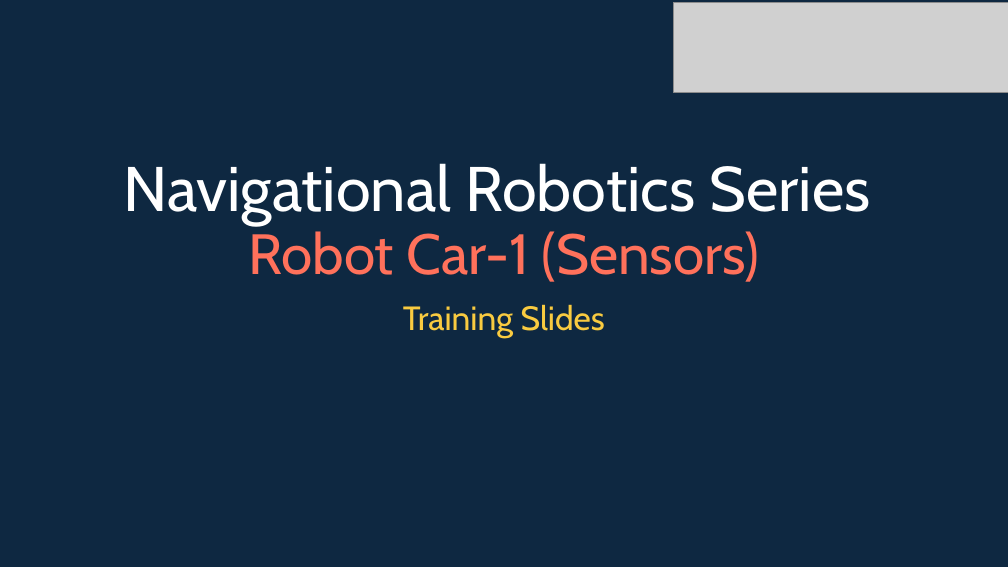
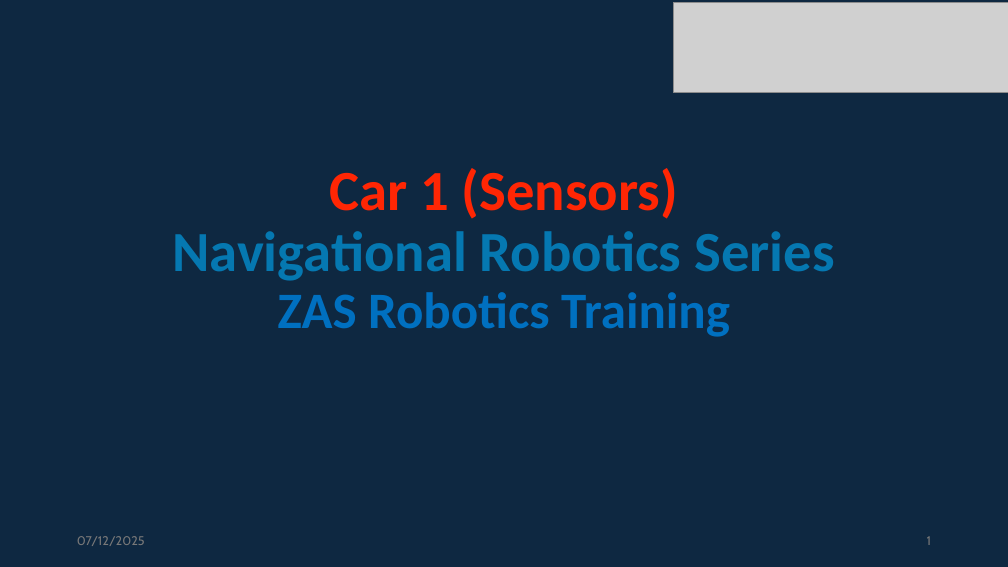
Before and after one commit to info-zas/Training, a slide deck: slide 1 of GPREC/04_Navigational_Robot_Car-1-Sensors/ZASRobotics_Car-1.pptx. Drawn at 1008x567 pixels with LibreOffice and Linux fonts; fonts in the diff are those of the drawing; grey boxes stand for pictures. Boxes give left, top, right and bottom in pixels: in the first picture for what was removed or moved away, otherwise in the second. Text is boxed around its words. In the diff, an @@ line names an element or a change of style, - is before the commit and + after.

```diff
--- a/GPREC/04_Navigational_Robot_Car-1-Sensors/ZASRobotics_Car-1.pptx
+++ b/GPREC/04_Navigational_Robot_Car-1-Sensors/ZASRobotics_Car-1.pptx
@@ title at (173, 168, 834, 337): text changed; size 60 to 54 pt; font Cabin to Calibri; text colour #FFFFFF to #0578B1; bold on @@
-Navigational Robotics Series
-Robot Car-1 (Sensors)
+Car 1 (Sensors)
+Navigational Robotics Series
+ZAS Robotics Training
@@ subtitle removed at (403, 304, 605, 338) @@
-Training Slides
@@ text added at (77, 536, 145, 546), 12 pt, text #797979 @@
+07/12/2025
@@ page number added at (927, 536, 931, 545), 12 pt, text #797979 @@
+1
```
Also in this commit, not shown: 7 other slides changed, 6 slides added, 12 slides removed, 1 other file.
